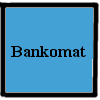
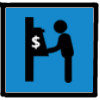
The second (100, 100) image is a revision of the first. Changes to its layers:
removed layer "Bankomat" over [11, 46, 86, 57]
renamed "Tło" to "Bankomat.png", painted on it over [6, 8, 93, 92]
